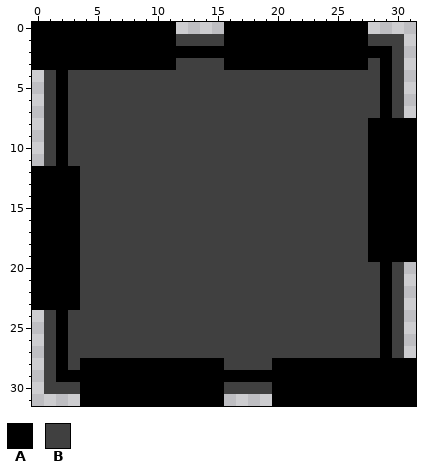
File history of a pixel-art sprite, Assets/Sprites/9SlicedBelt1.png. Above is the file before it was changed.
The file is 32x32 pixels. Colours within 5 levels of each other are drawn and written as one.
Palette (. is transparent): A #000000  B #404040
Pixels before, first column x 0:
 0 AAAAAAAAAAAA....AAAAAAAAAAAA....
 1 AAAAAAAAAAAABBBBAAAAAAAAAAAABBB.
 2 AAAAAAAAAAAAAAAAAAAAAAAAAAAAAAB.
 3 AAAAAAAAAAAABBBBAAAAAAAAAAAABAB.
 4 .BABBBBBBBBBBBBBBBBBBBBBBBBBBAB.
 5 .BABBBBBBBBBBBBBBBBBBBBBBBBBBAB.
 6 .BABBBBBBBBBBBBBBBBBBBBBBBBBBAB.
 7 .BABBBBBBBBBBBBBBBBBBBBBBBBBBAB.
 8 .BABBBBBBBBBBBBBBBBBBBBBBBBBAAAA
 9 .BABBBBBBBBBBBBBBBBBBBBBBBBBAAAA
10 .BABBBBBBBBBBBBBBBBBBBBBBBBBAAAA
11 .BABBBBBBBBBBBBBBBBBBBBBBBBBAAAA
12 AAAABBBBBBBBBBBBBBBBBBBBBBBBAAAA
13 AAAABBBBBBBBBBBBBBBBBBBBBBBBAAAA
14 AAAABBBBBBBBBBBBBBBBBBBBBBBBAAAA
15 AAAABBBBBBBBBBBBBBBBBBBBBBBBAAAA
16 AAAABBBBBBBBBBBBBBBBBBBBBBBBAAAA
17 AAAABBBBBBBBBBBBBBBBBBBBBBBBAAAA
18 AAAABBBBBBBBBBBBBBBBBBBBBBBBAAAA
19 AAAABBBBBBBBBBBBBBBBBBBBBBBBAAAA
20 AAAABBBBBBBBBBBBBBBBBBBBBBBBBAB.
21 AAAABBBBBBBBBBBBBBBBBBBBBBBBBAB.
22 AAAABBBBBBBBBBBBBBBBBBBBBBBBBAB.
23 AAAABBBBBBBBBBBBBBBBBBBBBBBBBAB.
24 .BABBBBBBBBBBBBBBBBBBBBBBBBBBAB.
25 .BABBBBBBBBBBBBBBBBBBBBBBBBBBAB.
26 .BABBBBBBBBBBBBBBBBBBBBBBBBBBAB.
27 .BABBBBBBBBBBBBBBBBBBBBBBBBBBAB.
28 .BABAAAAAAAAAAAABBBBAAAAAAAAAAAA
29 .BAAAAAAAAAAAAAAAAAAAAAAAAAAAAAA
30 .BBBAAAAAAAAAAAABBBBAAAAAAAAAAAA
31 ....AAAAAAAAAAAA....AAAAAAAAAAAA
Once edited:
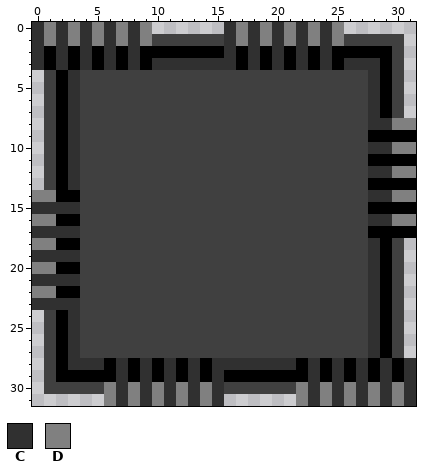
Colours new in this view: C #303030  D #808080
From old to new:
y 0: x 0..11 AAAAAAAAAAAA -> CDCDCDCDCD..; x 16..27 AAAAAAAAAAAA -> CDCDCDCDCD..
y 1: x 0..11 AAAAAAAAAAAA -> CDCDCDCDCDBB; x 16..27 AAAAAAAAAAAA -> CDCDCDCDCDBB
y 2: x 0 A -> C; x 2 A -> C; x 4 A -> C; x 6 A -> C; x 8 A -> C; x 16 A -> C; x 18 A -> C; x 20 A -> C; x 22 A -> C; x 24 A -> C
y 3: x 0 A -> C; x 2 A -> C; x 4 A -> C; x 6 A -> C; x 8 A -> C; x 10..16 AABBBBA -> CCCCCCC; x 18 A -> C; x 20 A -> C; x 22 A -> C; x 24 A -> C; x 26..28 AAB -> CCC
y 4..7: x 3 B -> C; x 28 B -> C
y 8: x 3 B -> C; x 28..31 AAAA -> CCDD
y 9: x 3 B -> C
y 10: x 3 B -> C; x 28..31 AAAA -> CCDD
y 11: x 3 B -> C
y 12: x 0..1 AA -> .B; x 3 A -> C; x 28..31 AAAA -> CCDD
y 13: x 0..1 AA -> .B; x 3 A -> C
y 14: x 0..1 AA -> DD; x 28..31 AAAA -> CCDD
y 15: x 0..3 AAAA -> CCCC
y 16: x 0..1 AA -> DD; x 28..31 AAAA -> CCDD
y 17: x 0..3 AAAA -> CCCC
y 18: x 0..1 AA -> DD; x 28 A -> C; x 30..31 AA -> B.
y 19: x 0..3 AAAA -> CCCC; x 28 A -> C; x 30..31 AA -> B.
y 20: x 0..1 AA -> DD; x 28 B -> C
y 21: x 0..3 AAAA -> CCCC; x 28 B -> C
y 22: x 0..1 AA -> DD; x 28 B -> C
y 23: x 0..3 AAAA -> CCCC; x 28 B -> C
y 24..27: x 3 B -> C; x 28 B -> C
y 28: x 3..5 BAA -> CCC; x 7 A -> C; x 9 A -> C; x 11 A -> C; x 13 A -> C; x 15..21 ABBBBAA -> CCCCCCC; x 23 A -> C; x 25 A -> C; x 27 A -> C; x 29 A -> C; x 31 A -> C
y 29: x 7 A -> C; x 9 A -> C; x 11 A -> C; x 13 A -> C; x 15 A -> C; x 23 A -> C; x 25 A -> C; x 27 A -> C; x 29 A -> C; x 31 A -> C
y 30: x 4..15 AAAAAAAAAAAA -> BBDCDCDCDCDC; x 20..31 AAAAAAAAAAAA -> BBDCDCDCDCDC
y 31: x 4..15 AAAAAAAAAAAA -> ..DCDCDCDCDC; x 20..31 AAAAAAAAAAAA -> ..DCDCDCDCDC
